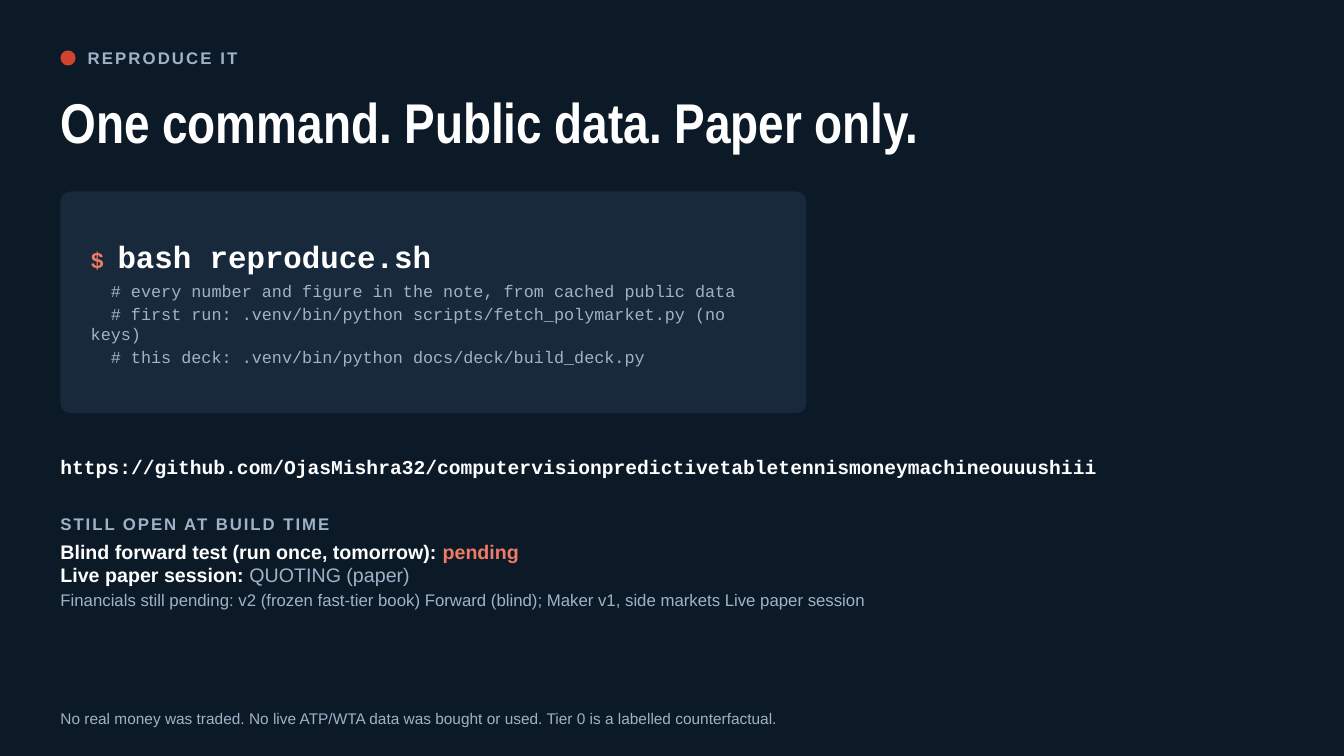
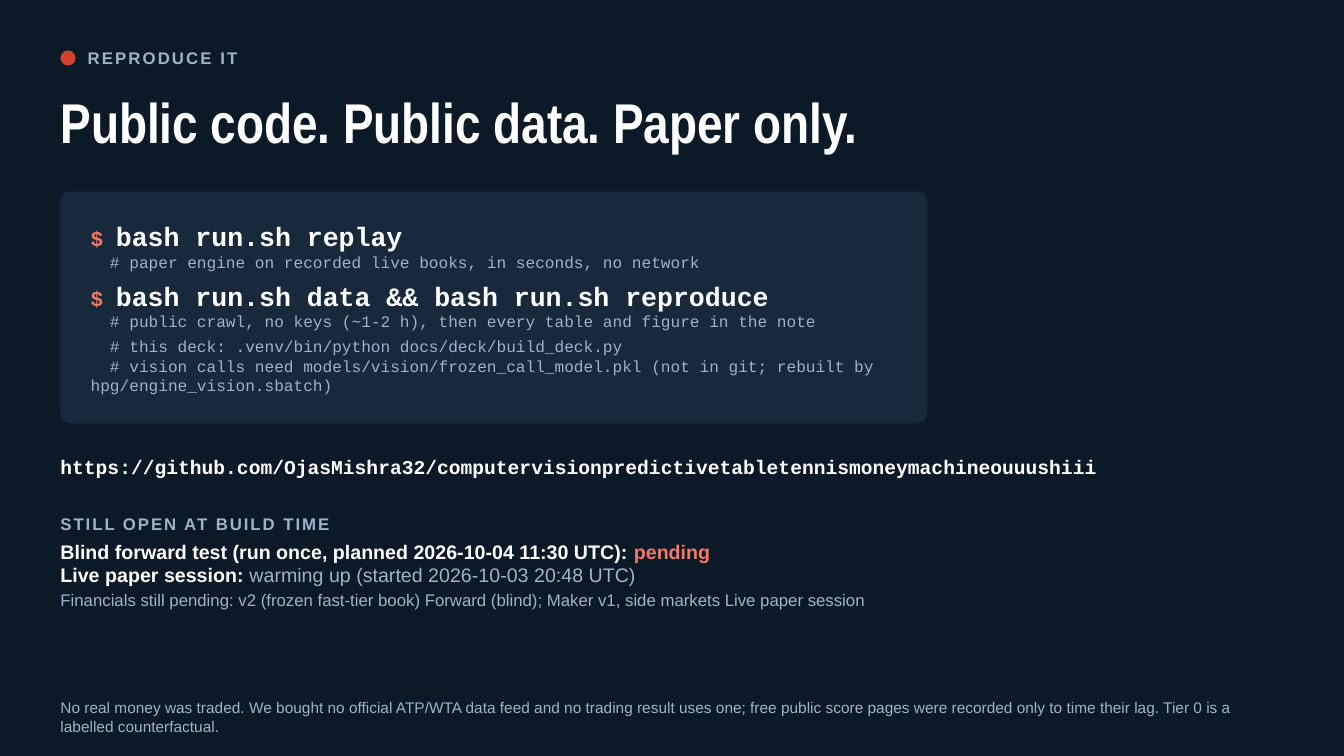
Before and after one commit to OjasMishra32/computervisionpredictivetabletennismoneymachineouuushiii, a slide deck: slide 10 of docs/deck/courtside.pptx. Drawn at 1344x756 pixels with LibreOffice and Linux fonts; fonts in the diff are those of the drawing. Boxes give left, top, right and bottom in pixels: in the first picture for what was removed or moved away, otherwise in the second. Text is boxed around its words. In the diff, an @@ line names an element or a change of style, - is before the commit and + after.

```diff
--- a/docs/deck/courtside.pptx
+++ b/docs/deck/courtside.pptx
@@ title at (60, 102, 858, 153): text changed @@
-One command. Public data. Paper only.
+Public code. Public data. Paper only.
@@ rounded rectangle: place and size @@
-rounded rectangle at (60, 192, 807, 413)
+rounded rectangle at (60, 192, 928, 423)
@@ rounded rectangle at (60, 192, 928, 423): proportions changed @@
@@ text at (116, 228, 816, 331): text changed; size 12 to 11.5 pt @@
-$ bash reproduce.sh
-# every number and figure in the note, from cached public data
-# first run: .venv/bin/python scripts/fetch_polymarket.py (no keys)
+$ bash run.sh replay
+# paper engine on recorded live books, in seconds, no network
+$ bash run.sh data && bash run.sh reproduce
+# public crawl, no keys (~1-2 h), then every table and figure in the note
@@ text at (129, 340, 622, 356): size 12 to 11.5 pt in "# this deck: .venv/bin/python docs/deck/build_deck.py"; more space between paragraphs @@
@@ text at (91, 360, 873, 395): paragraph added @@
+# vision calls need models/vision/frozen_call_model.pkl (not in git; rebuilt by hpg/engine_vision.sbatch)
@@ text at (60, 544, 710, 586): text changed @@
-Blind forward test (run once, tomorrow): pending
-Live paper session: QUOTING (paper)
+Blind forward test (run once, planned 2026-10-04 11:30 UTC): pending
+Live paper session: warming up (started 2026-10-03 20:48 UTC)
@@ text at (60, 702, 1231, 732): text changed @@
-No real money was traded. No live ATP/WTA data was bought or used. Tier 0 is a labelled counterfactual.
+No real money was traded. We bought no official ATP/WTA data feed and no trading result uses one; free public score pages were recorded only to time their lag. Tier 0 is a labelled counterfactual.
```
Also in this commit, not shown: 20 other slides changed, 1 slide added, 10 other files.
